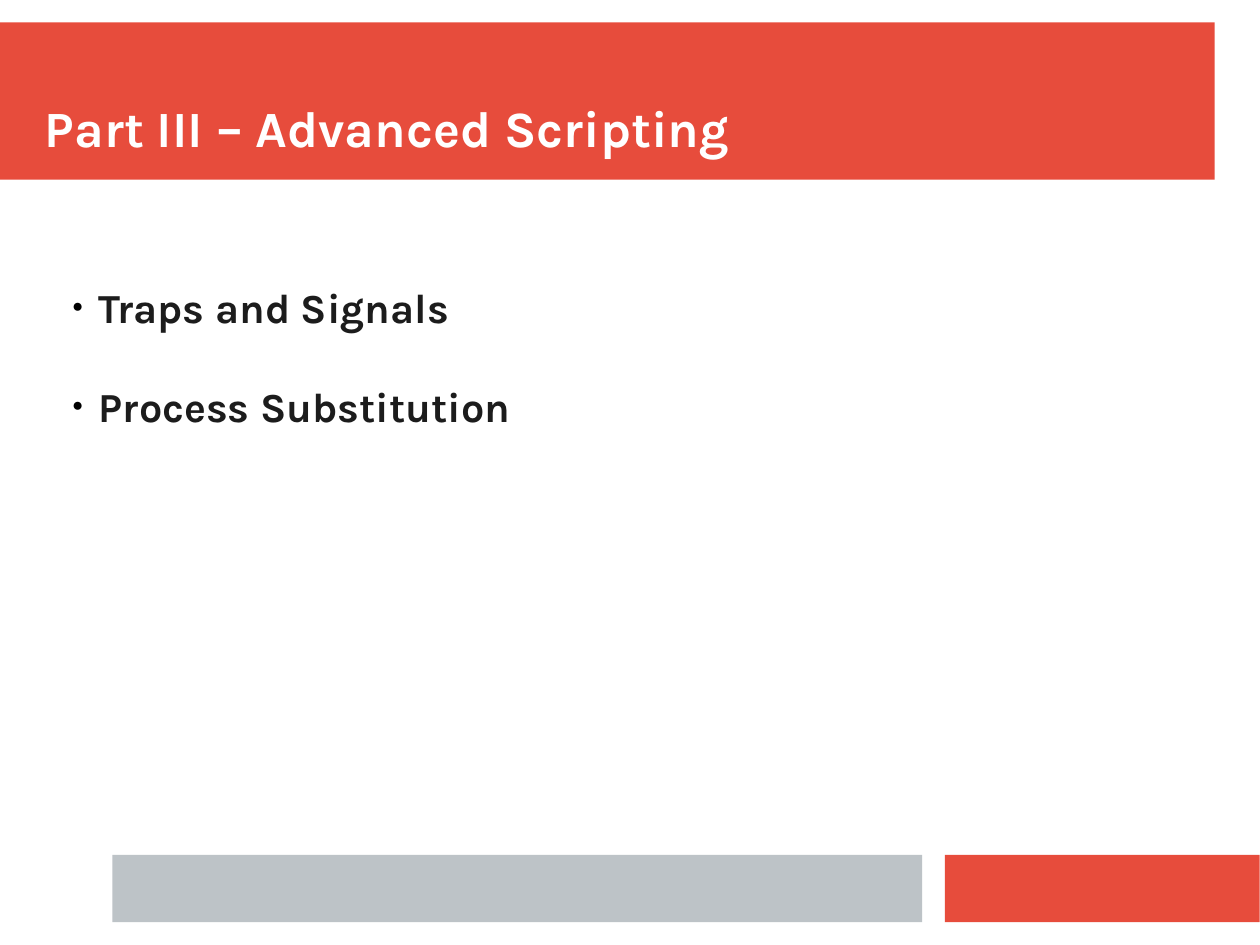
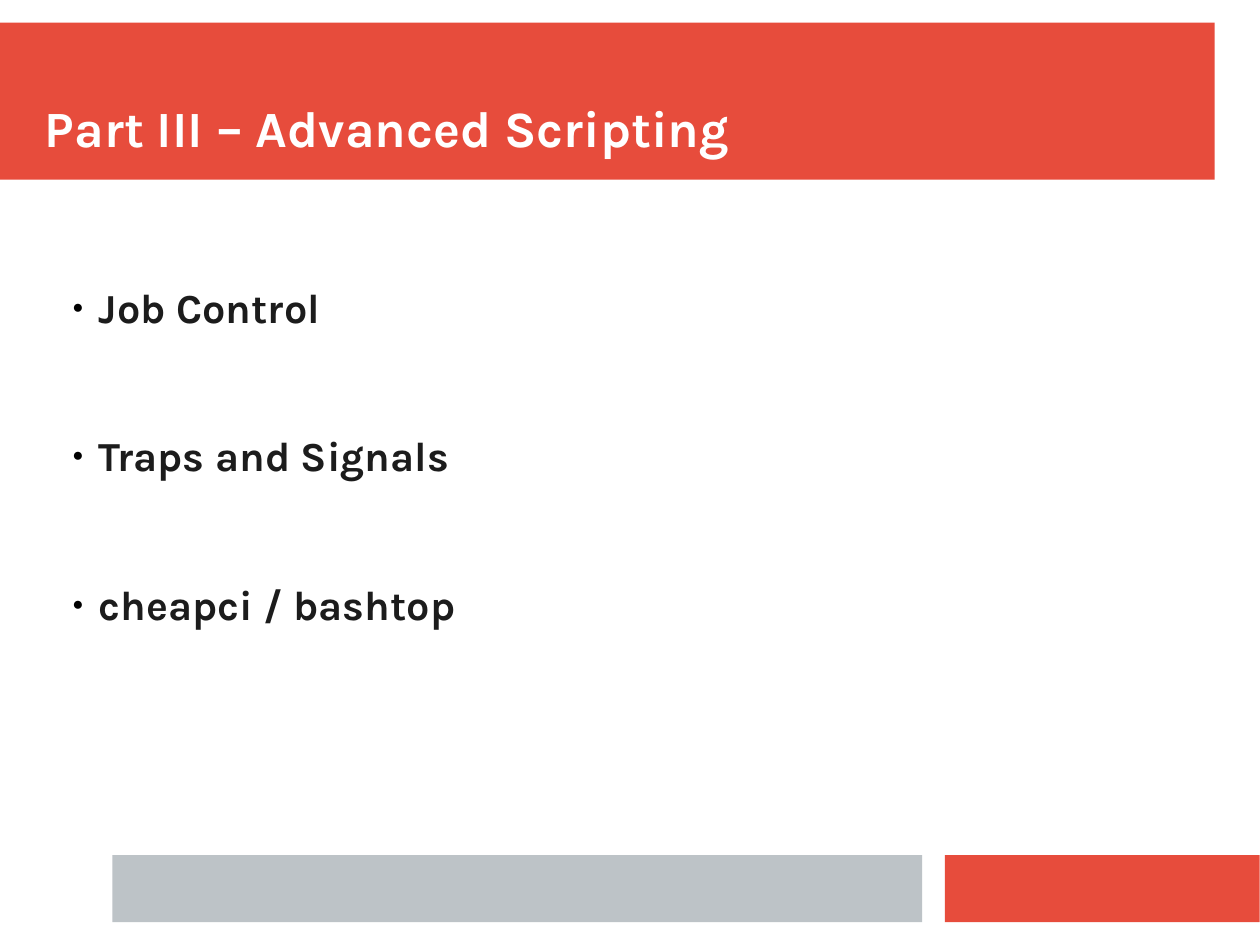
Before and after one commit to ianmiell/bash-next-steps, a slide deck: slide 15 of slides/bash_next_steps.pptx (slide 11 before the commit). Drawn at 1260x945 pixels with LibreOffice and Linux fonts; fonts in the diff are those of the drawing. Boxes give left, top, right and bottom in pixels: in the first picture for what was removed or moved away, otherwise in the second. Text is boxed around its words. In the diff, an @@ line names an element or a change of style, - is before the commit and + after.

```diff
--- a/slides/bash_next_steps.pptx
+++ b/slides/bash_next_steps.pptx
@@ text at box(99, 294, 320, 324): paragraph added @@
+  ● Job Control
@@ text at box(99, 590, 455, 630): text changed @@
-  ● Process Substitution
+  ● cheapci / bashtop
```
Also in this commit, not shown: 2 other slides changed, 6 slides added, 1 other file.
